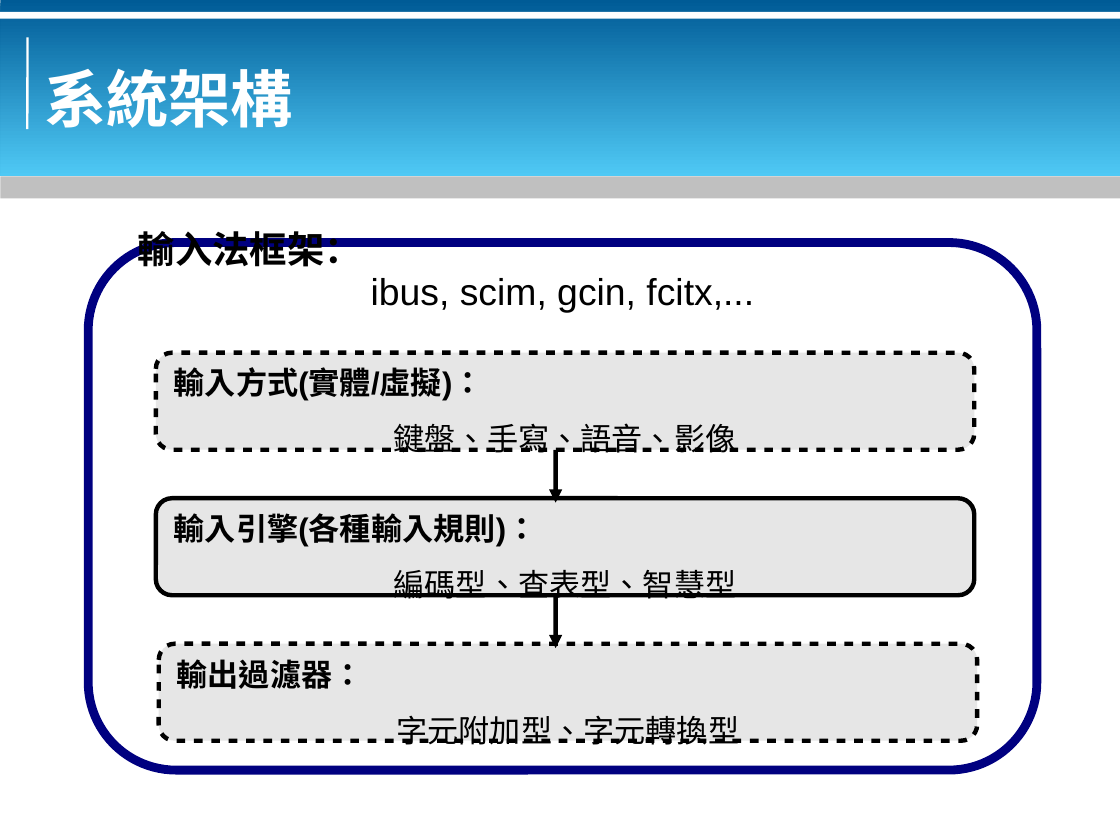
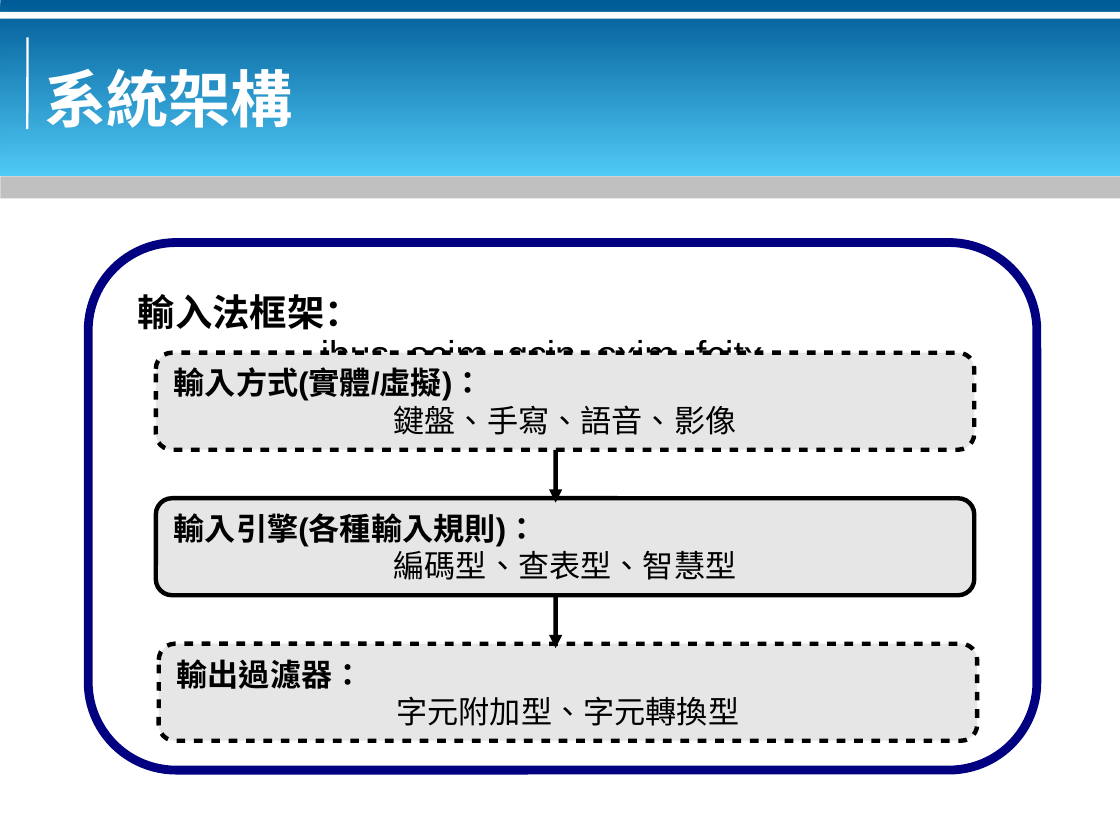
Before and after one commit to bluebat/.presentations, a slide deck: slide 3 of concept-of-output-filters-for-input-method.odp. Drawn at 1120x840 pixels with LibreOffice and Linux fonts; fonts in the diff are those of the drawing; background and template pictures are left out. Boxes give left, top, right and bottom in pixels: in the first picture for what was removed or moved away, otherwise in the second. Text is boxed around its words. In the diff, an @@ line names an element or a change of style, - is before the commit and + after.

```diff
--- a/concept-of-output-filters-for-input-method.odp
+++ b/concept-of-output-filters-for-input-method.odp
@@ text in rounded rectangle at (321, 340, 804, 375): text changed @@
-ibus, scim, gcin, fcitx,...
+ibus, scim, gcin, oxim, fcitx,...
@@ line spacing 1.5 to 1 in 3 elements at (156, 498, 974, 596), (156, 353, 974, 450), (159, 644, 978, 741) @@
```
Also in this commit, not shown: 2 other slides changed, 1 slide added, 1 other file.
